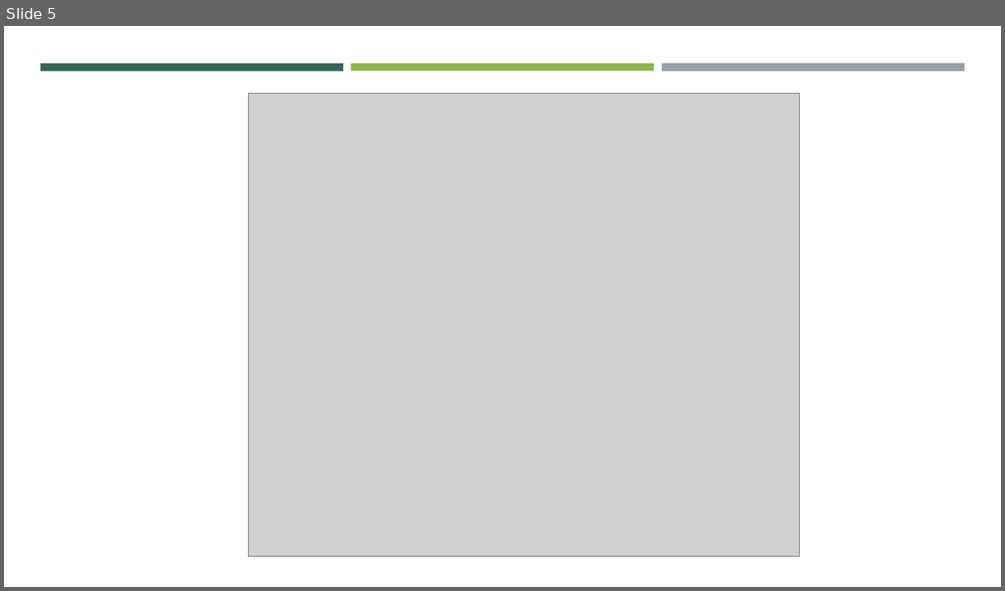
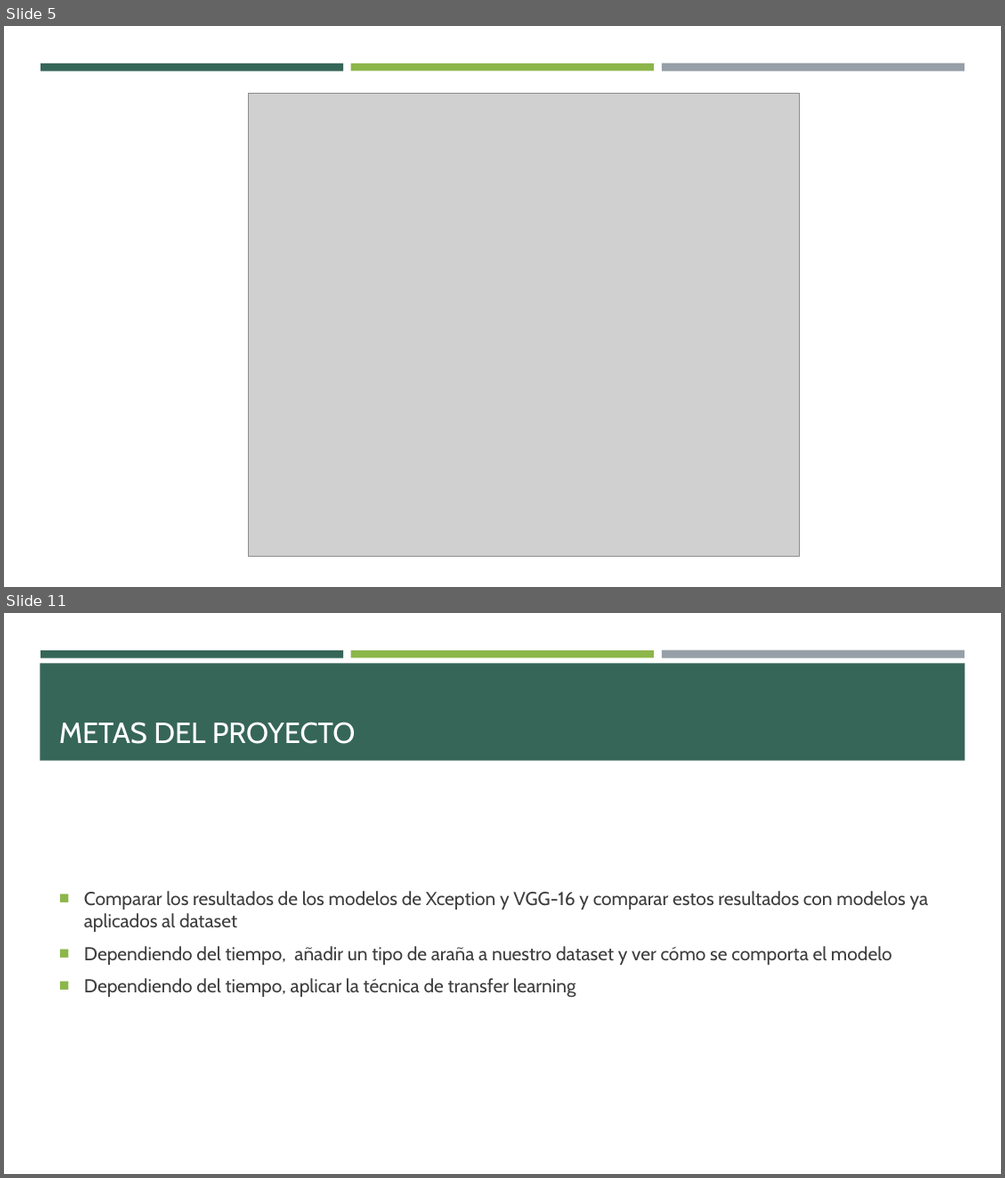
Before and after one commit to ErickaBermudez/spider-classification, a slide deck: docs/01 Project Presentation.pptx. Shown one above the other, each under a label of ours: slide 5 before the commit, slides 5 and 11 after it; the slides between them are not shown. The pictures are 1005x591 and 1005x1178 pixels, drawn with LibreOffice and Linux fonts; fonts in the diff are those of the drawing; grey boxes stand for pictures. Boxes give left, top, right and bottom in pixels: in the first picture for what was removed or moved away, otherwise in the second. Text is boxed around its words. In the diff, an @@ line names an element or a change of style, - is before the commit and + after.

```diff
--- a/docs/01 Project Presentation.pptx
+++ b/docs/01 Project Presentation.pptx
@@ slide 11 added at [4,613,1001,1174], background #FFFFFF; not listed: 3 template elements that a slide beside it also shows @@
@@ rectangle added at [40,663,965,761], fill #366658 @@
@@ title added at [59,722,356,744], 28 pt, text #FFFFFF @@
+METAS DEL PROYECTO
@@ text added at [84,891,929,997], 18 pt, text #3D3D3D @@
+■ Comparar los resultados de los modelos de Xception y VGG-16 y comparar estos resultados con modelos ya aplicados al dataset
+■ Dependiendo del tiempo, añadir un tipo de araña a nuestro dataset y ver cómo se comporta el modelo
+■ Dependiendo del tiempo, aplicar la técnica de transfer learning
```
Also in this commit, not shown: 4 slides changed, 4 other slides added, 1 slide removed.
